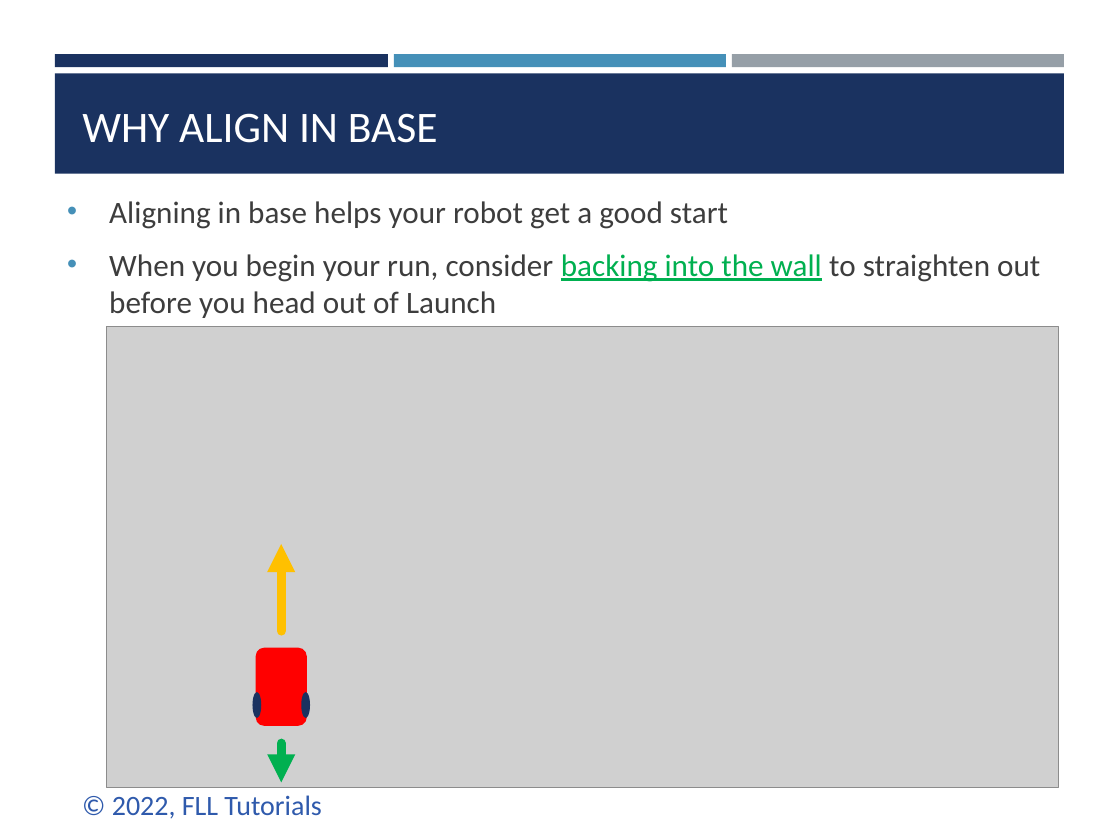
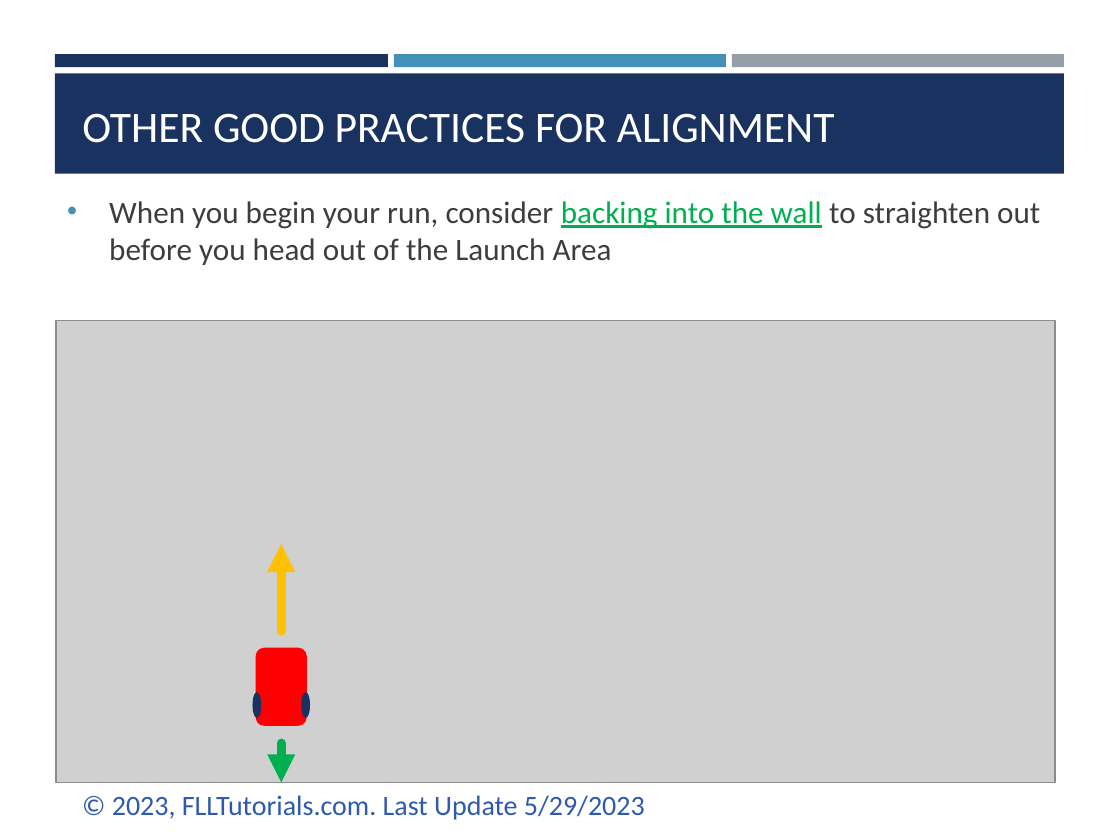
Before and after one commit to ev3lessons/FLL-Tutorials, a slide deck: slide 3 of translations/en-us/RobotGame/AlignInLaunch.pptx (slide 2 before the commit). Drawn at 1120x840 pixels with LibreOffice and Linux fonts; fonts in the diff are those of the drawing; grey boxes stand for pictures. Boxes give left, top, right and bottom in pixels: in the first picture for what was removed or moved away, otherwise in the second. Text is boxed around its words. In the diff, an @@ line names an element or a change of style, - is before the commit and + after.

Commit message:
Updated all Robot Design lessons

```diff
--- a/translations/en-us/RobotGame/AlignInLaunch.pptx
+++ b/translations/en-us/RobotGame/AlignInLaunch.pptx
@@ title at (x1=82, y1=113, x2=835, y2=143): text changed @@
-WHY ALIGN IN BASE
+OTHER GOOD PRACTICES FOR ALIGNMENT
@@ text at (x1=109, y1=201, x2=1040, y2=265): text changed @@
-• Aligning in base helps your robot get a good start
-• When you begin your run, consider backing into the wall to straighten out before you head out of Launch
+• When you begin your run, consider backing into the wall to straighten out before you head out of the Launch Area
@@ picture resized from (x1=106, y1=327, x2=1058, y2=787) to (x1=56, y1=320, x2=1055, y2=783) @@
@@ text at (x1=112, y1=795, x2=645, y2=820): text changed @@
-© 2022, FLL Tutorials
+© 2023, FLLTutorials.com. Last Update 5/29/2023
```
Also in this commit, not shown: 4 other slides changed, 35 other files.
